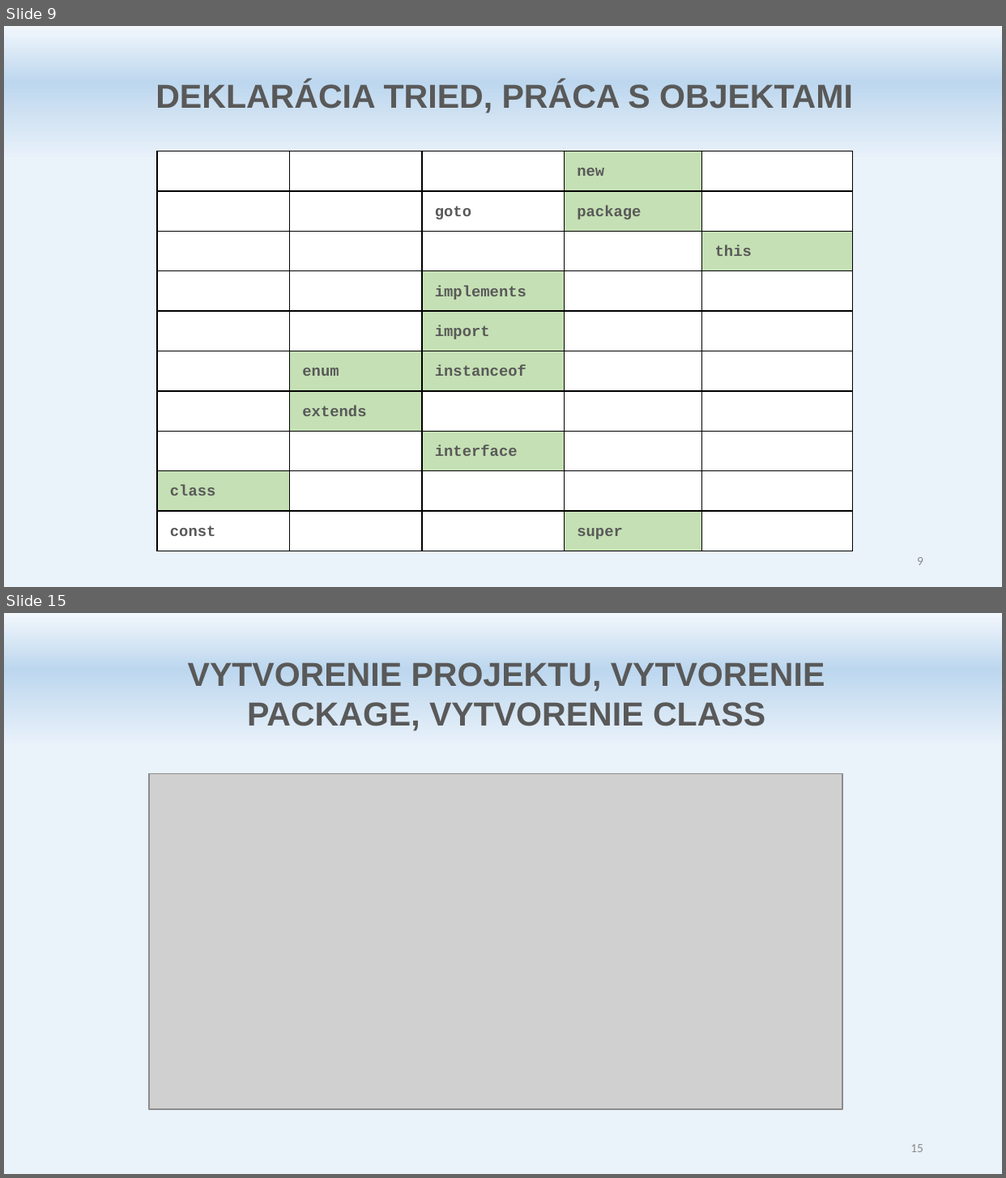
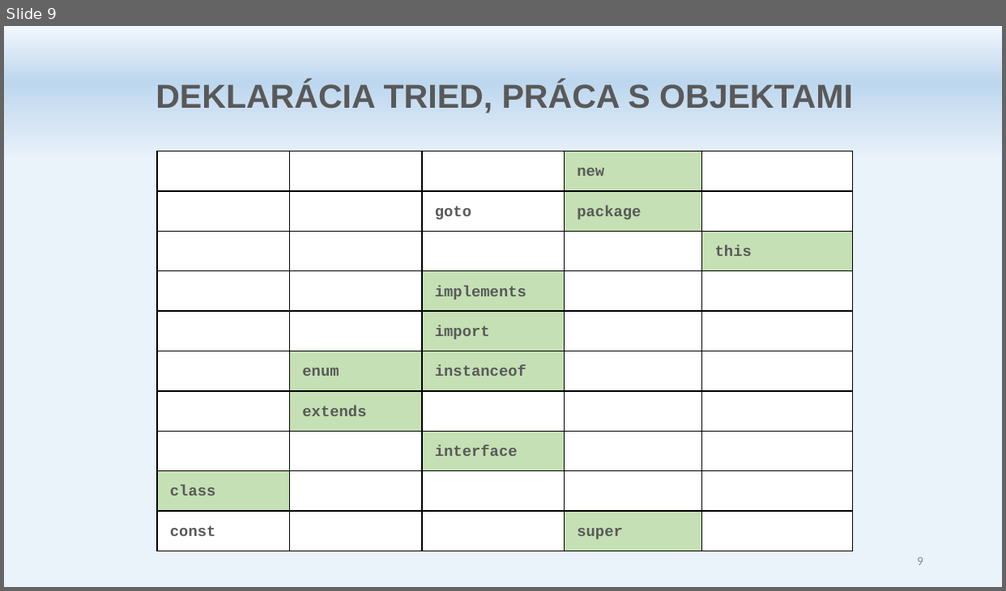
Before and after one commit to marekITLearning/java1, a slide deck: doc/Java ITL C - HowTo.pptx. Shown one above the other, each under a label of ours: slides 9 and 15 before the commit, slide 9 after it; the slides between them are not shown. The pictures are 1006x1178 and 1006x591 pixels, drawn with LibreOffice and Linux fonts; fonts in the diff are those of the drawing; grey boxes stand for pictures. Boxes give left, top, right and bottom in pixels: in the first picture for what was removed or moved away, otherwise in the second. Text is boxed around its words. In the diff, an @@ line names an element or a change of style, - is before the commit and + after.

```diff
--- a/doc/Java ITL C - HowTo.pptx
+++ b/doc/Java ITL C - HowTo.pptx
@@ slide 15 removed at [4,613,1002,1174], background gradient #F2F7FC to #BDD7EE to #EAF2FA @@
@@ text removed at [188,662,825,731] @@
-VYTVORENIE PROJEKTU, VYTVORENIE PACKAGE, VYTVORENIE CLASS
@@ picture removed at [149,773,842,1109] @@
@@ page number removed at [910,1144,923,1152] @@
-15
```
Also in this commit, not shown: 7 other slides removed, 21 other files.
